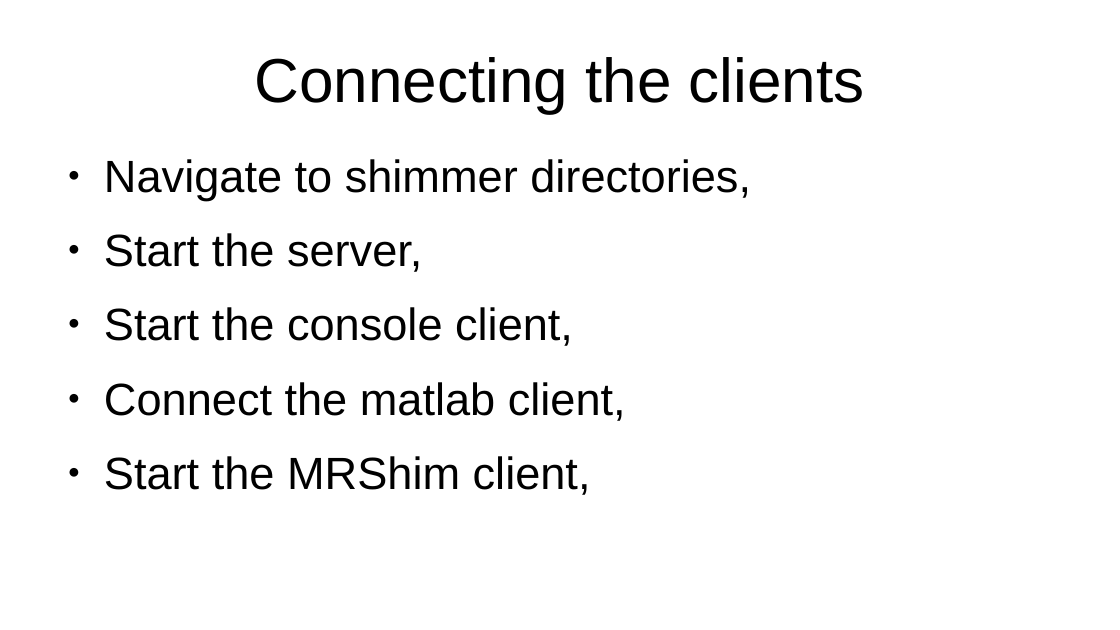
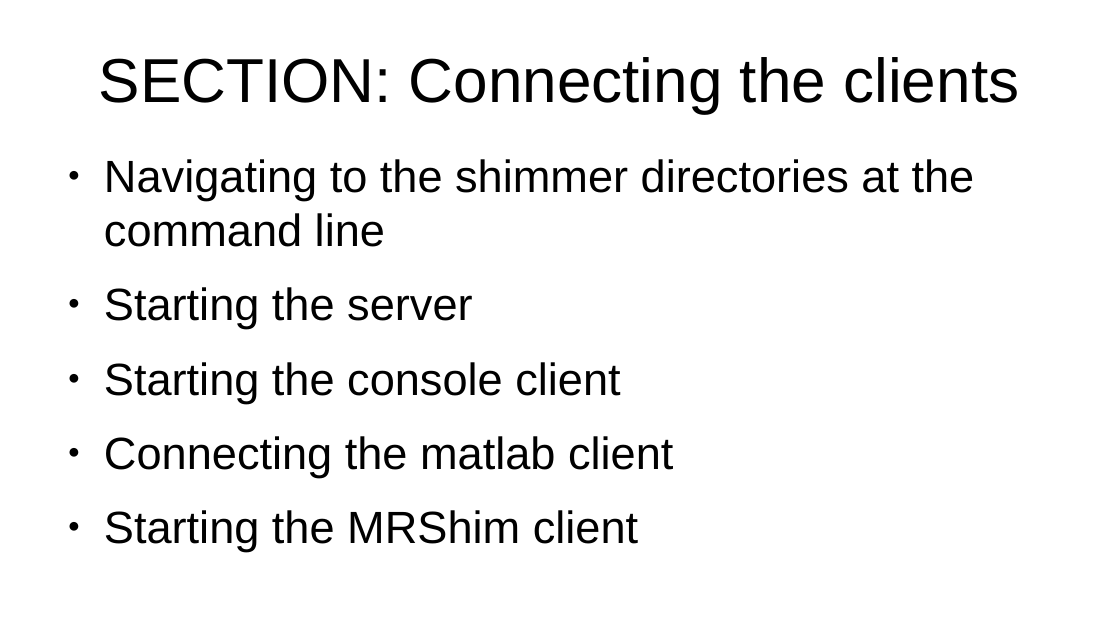
Before and after one commit to seventeenmagpie/skope-mrshim, a slide deck: slide 16 of shimmer/docs/user_guide_with_images.odp (slide 14 before the commit). Drawn at 1120x630 pixels with LibreOffice and Linux fonts; fonts in the diff are those of the drawing. Boxes give left, top, right and bottom in pixels: in the first picture for what was removed or moved away, otherwise in the second. Text is boxed around its words. In the diff, an @@ line names an element or a change of style, - is before the commit and + after.

Commit message:
Improved documentation:  - Made section starts more distinct (SECTION: ) and not like    instructions,  - Fixed typos, added hyperlinks,

```diff
--- a/shimmer/docs/user_guide_with_images.odp
+++ b/shimmer/docs/user_guide_with_images.odp
@@ title at box(99, 57, 1019, 113): text changed @@
-Connecting the clients
+SECTION: Connecting the clients
@@ text at box(104, 159, 975, 552): text changed @@
-● Navigate to shimmer directories,
-● Start the server,
-● Start the console client,
-● Connect the matlab client,
-● Start the MRShim client,
+● Navigating to the shimmer directories at the command line
+● Starting the server
+● Starting the console client
+● Connecting the matlab client
+● Starting the MRShim client
```
Also in this commit, not shown: 32 other slides changed, 3 slides added, 1 slide removed, 1 other file.
